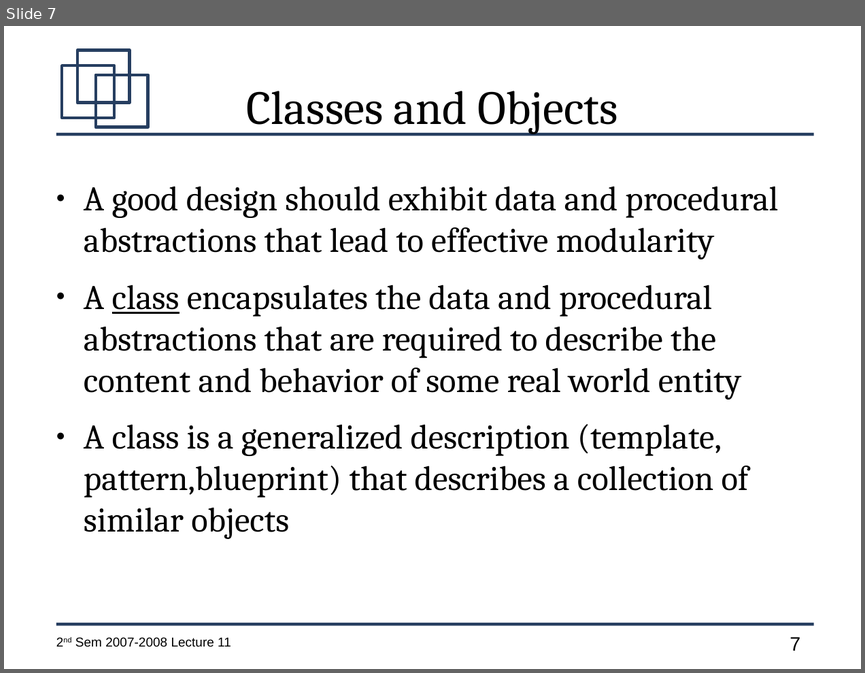
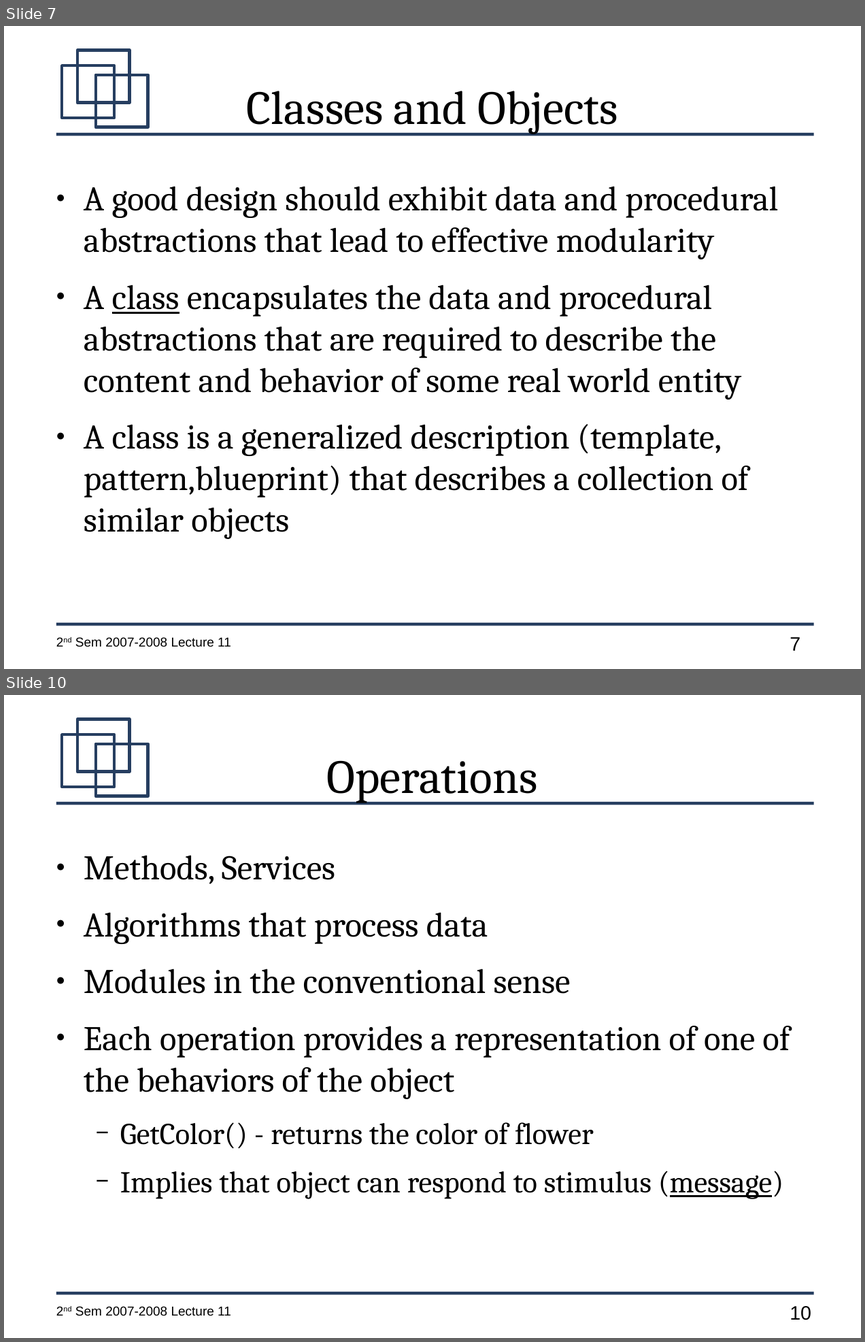
Before and after one commit to jachermocilla/jach-homepage, a slide deck: CMSC128-2nd-Sem-2007-L11.odp. Shown one above the other, each under a label of ours: slide 7 before the commit, slides 7 and 10 after it; the slides between them are not shown. The pictures are 865x673 and 865x1342 pixels, drawn with LibreOffice and Linux fonts; fonts in the diff are those of the drawing. Boxes give left, top, right and bottom in pixels: in the first picture for what was removed or moved away, otherwise in the second. Text is boxed around its words. In the diff, an @@ line names an element or a change of style, - is before the commit and + after.

```diff
--- a/CMSC128-2nd-Sem-2007-L11.odp
+++ b/CMSC128-2nd-Sem-2007-L11.odp
@@ slide 10 added at (4, 695, 861, 1338), background #FFFFFF; not listed: 7 template elements that a slide beside it also shows @@
@@ title added at (327, 760, 538, 803), 44 pt, text #000000 @@
+Operations
@@ text added at (84, 855, 789, 1199), 32 pt, text #000000 @@
+● Methods, Services
+● Algorithms that process data
+● Modules in the conventional sense
+● Each operation provides a representation of one of the behaviors of the object
+  − GetColor() - returns the color of flower
+  − Implies that object can respond to stimulus (message)
```
Also in this commit, not shown: 17 other slides added, 1 slide removed.
